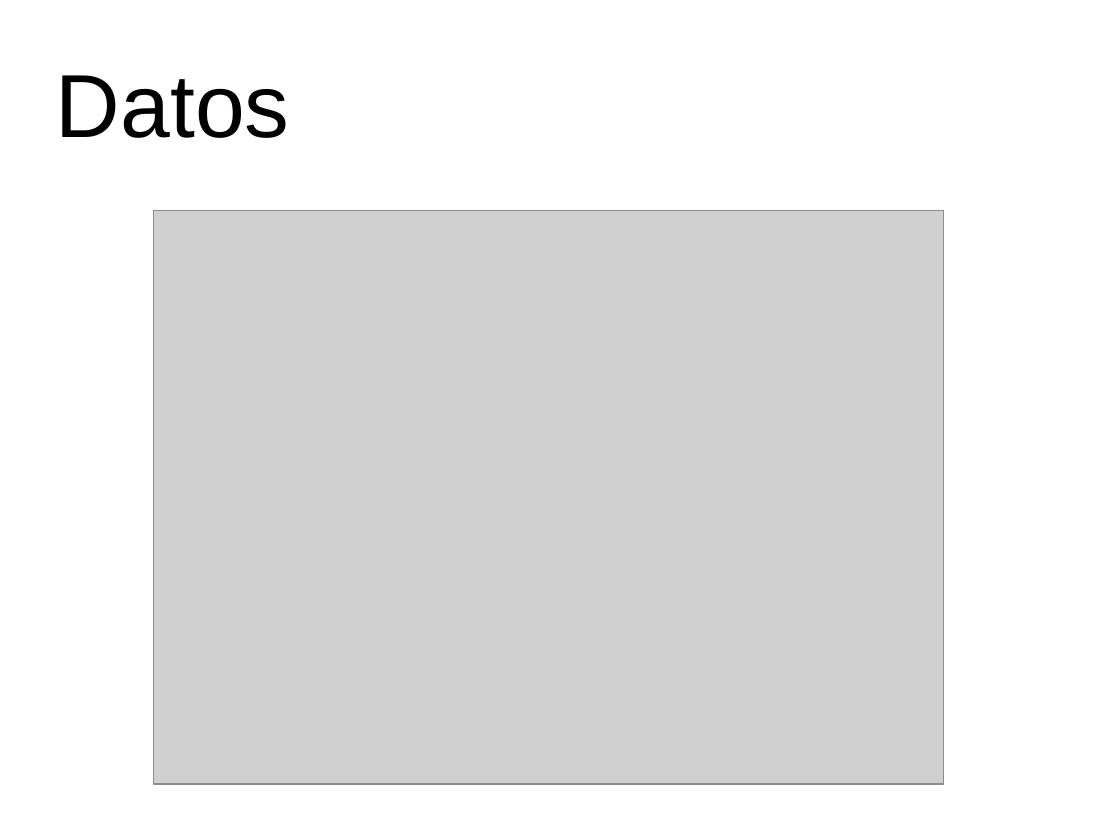
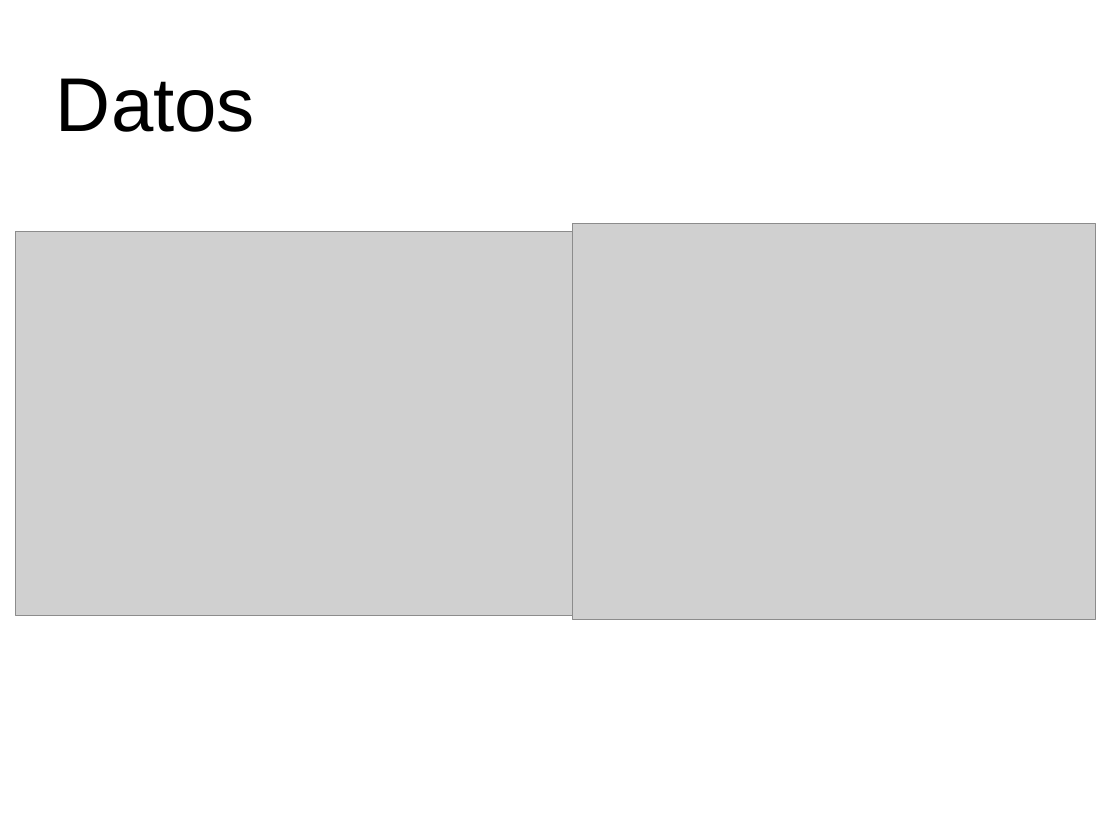
Before and after one commit to RubenAgudo/TFG_Documentation, a slide deck: slide 10 of Attachments/Presentacion.odp. Drawn at 1120x840 pixels with LibreOffice and Linux fonts; fonts in the diff are those of the drawing; grey boxes stand for pictures; background and template pictures are left out. Boxes give left, top, right and bottom in pixels: in the first picture for what was removed or moved away, otherwise in the second. Text is boxed around its words. In the diff, an @@ line names an element or a change of style, - is before the commit and + after.

```diff
--- a/Attachments/Presentacion.odp
+++ b/Attachments/Presentacion.odp
@@ title "Datos" at [56, 78, 255, 132]: size 63.4 to 54 pt @@
@@ picture: place and size @@
-picture at [153, 210, 944, 784]
+picture at [16, 232, 573, 616]
@@ picture added at [572, 224, 1096, 619] @@
```
Also in this commit, not shown: 3 other slides changed, 3 slides added.
